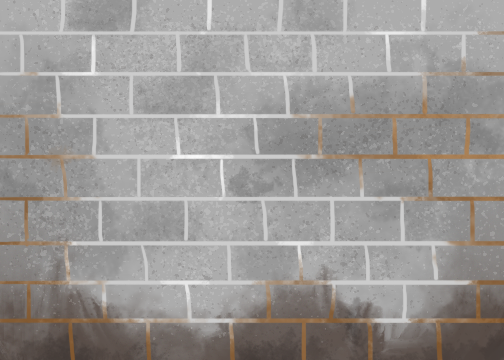
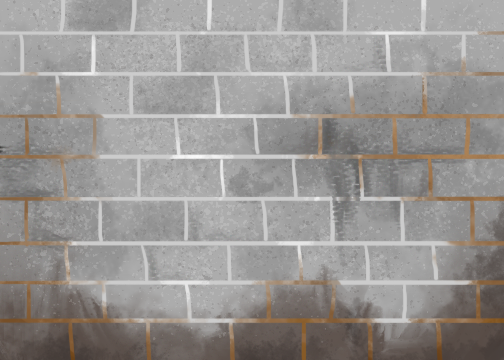
Revision of a layered 504×360 image; what changed, layer by layer:
painted on "Layer 3" over [0, 74, 504, 360]
painted on "Layer 1" over [0, 35, 504, 334]
